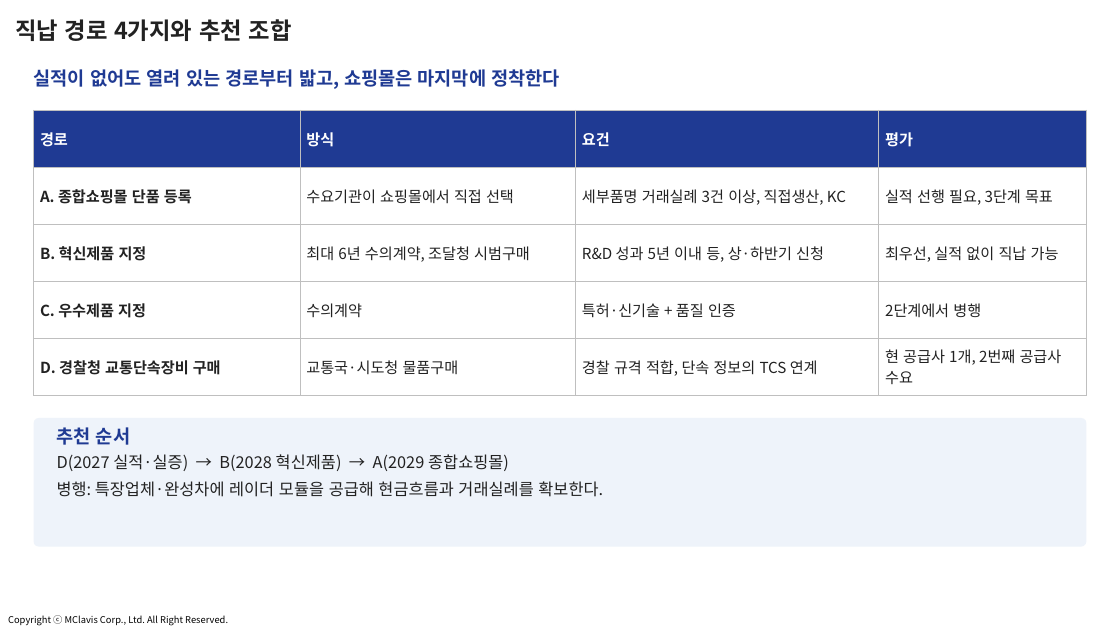
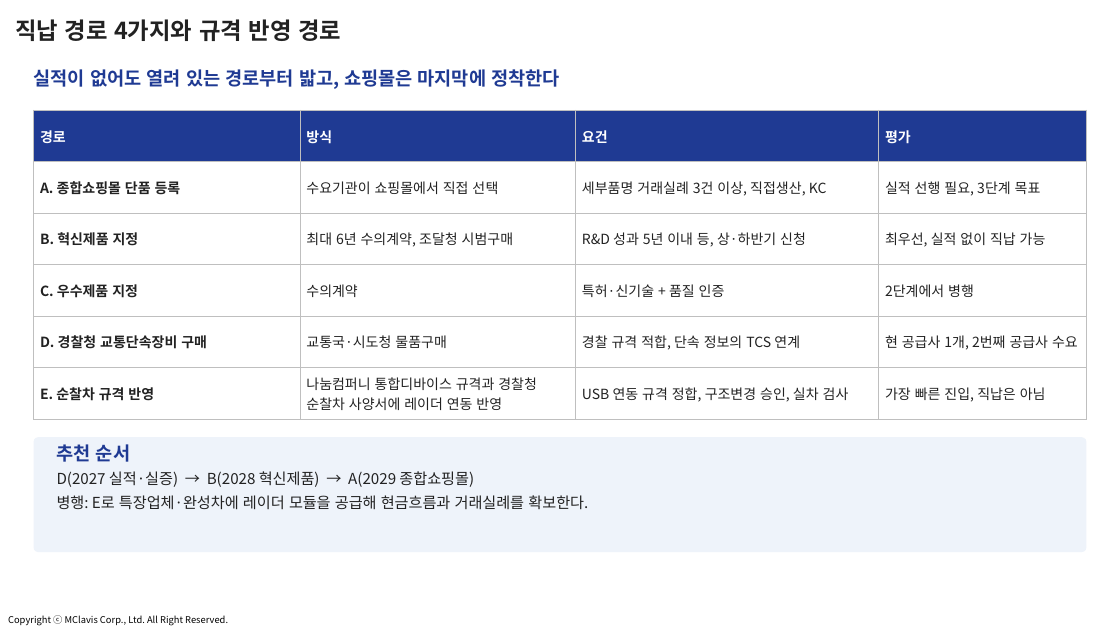
Before and after one commit to jangha-collab/jangha-kim, a slide deck: slide 12 of docs/사업계획서/2026-10_스마트경찰경광등_사업계획_과제제안.pptx (slide 10 before the commit). Drawn at 1120x630 pixels with LibreOffice and Linux fonts; fonts in the diff are those of the drawing; background and template pictures are left out. Boxes give left, top, right and bottom in pixels: in the first picture for what was removed or moved away, otherwise in the second. Text is boxed around its words. In the diff, an @@ line names an element or a change of style, - is before the commit and + after.

```diff
--- a/docs/사업계획서/2026-10_스마트경찰경광등_사업계획_과제제안.pptx
+++ b/docs/사업계획서/2026-10_스마트경찰경광등_사업계획_과제제안.pptx
@@ title at (15,19,341,41): text changed @@
-직납 경로 4가지와 추천 조합
+직납 경로 4가지와 규격 반영 경로
@@ table at (34,110,1086,418) @@
+row 6: E. 순찰차 규격 반영 | 나눔컴퍼니 통합디바이스 규격과 경찰청 순찰차 사양서에 레이더 연동 반영 | USB 연동 규격 정합, 구조변경 승인, 실차 검사 | 가장 빠른 진입, 직납은 아님
@@ rounded rectangle: place and size @@
-rounded rectangle at (34,418,1086,547)
+rounded rectangle at (34,438,1086,553)
@@ text "추천 순서": place and size @@
-text "추천 순서" at (57,427,603,497)
+text "추천 순서" at (57,444,588,510)
@@ text at (57,471,474,487): size 14 to 13 pt in "D(2027 실적·실증) → B(2028 혁신제품) → A(2029 ..."; less space between paragraphs @@
@@ text at (57,495,588,510): text changed; size 14 to 13 pt @@
-병행: 특장업체·완성차에 레이더 모듈을 공급해 현금흐름과 거래실례를 확보한다.
+병행: E로 특장업체·완성차에 레이더 모듈을 공급해 현금흐름과 거래실례를 확보한다.
```
Also in this commit, not shown: 8 other slides changed, 2 slides added, 17 other files.
